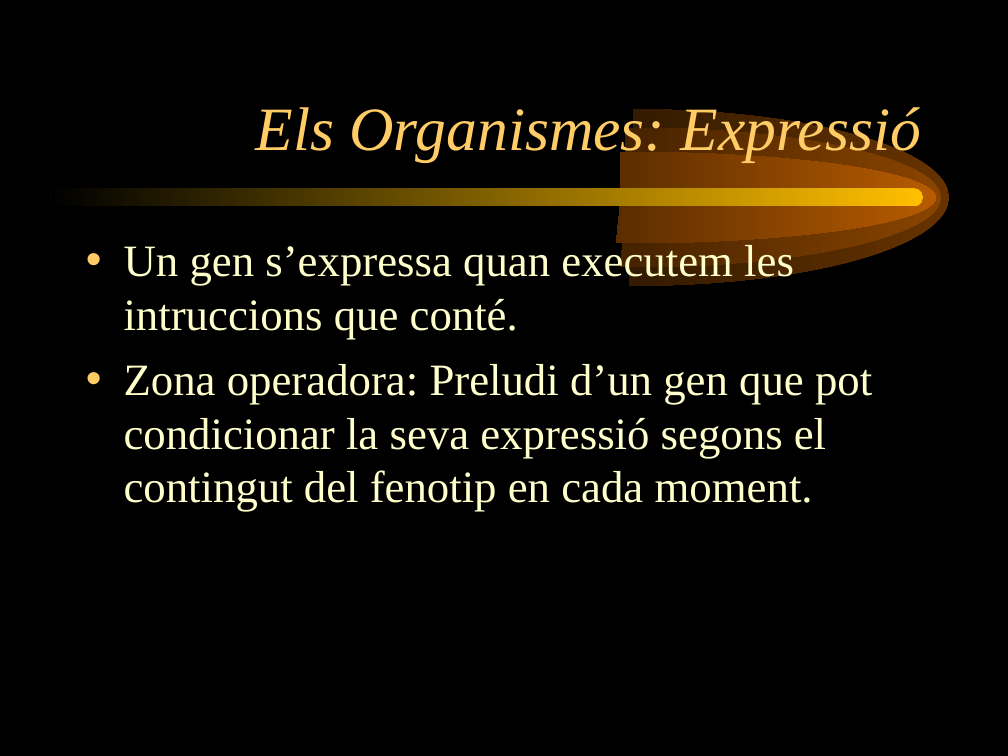
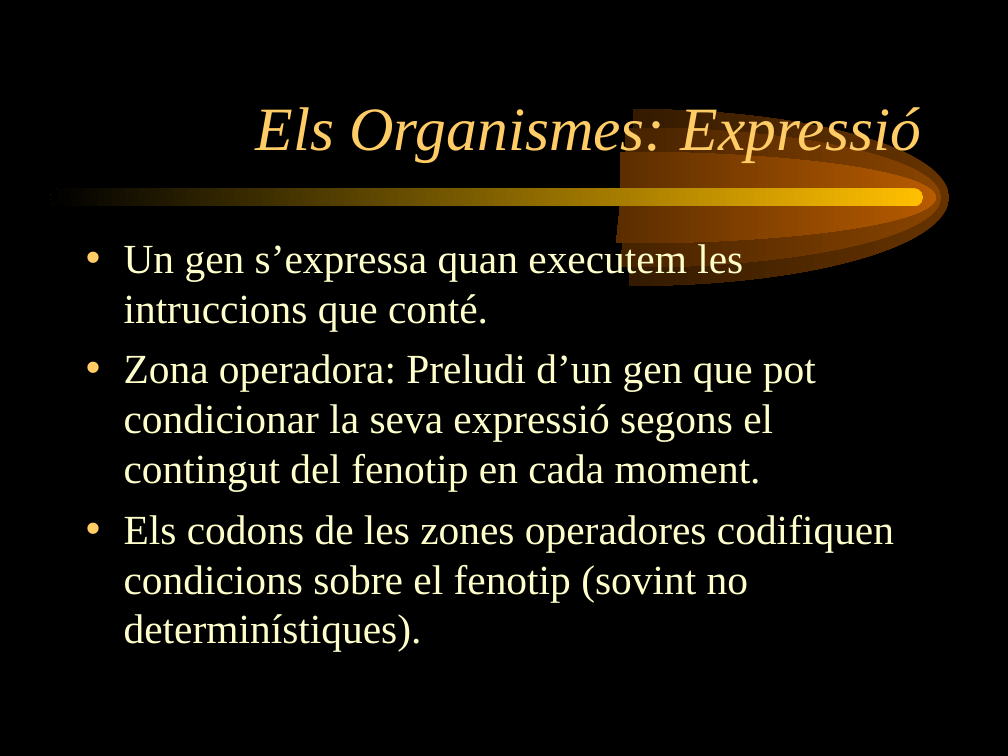
Before and after one commit to vokimon/bioscena, a slide deck: slide 15 of manual/Presentacio.ppt (slide 14 before the commit). Drawn at 1008x756 pixels with LibreOffice and Linux fonts; fonts in the diff are those of the drawing. Boxes give left, top, right and bottom in pixels: in the first picture for what was removed or moved away, otherwise in the second. Text is boxed around its words. In the diff, an @@ line names an element or a change of style, - is before the commit and + after.

```diff
--- a/manual/Presentacio.ppt
+++ b/manual/Presentacio.ppt
@@ text at box(124, 240, 816, 491): size 32 to 29.6 pt in "Un gen s’expressa quan executem les intruccions ...", "Zona operadora: Preludi d’un gen que pot ..." @@
@@ text at box(124, 515, 894, 652): paragraph added @@
+• Els codons de les zones operadores codifiquen condicions sobre el fenotip (sovint no determinístiques).
```
Also in this commit, not shown: 3 other slides changed, 2 slides added, 4 other files.
